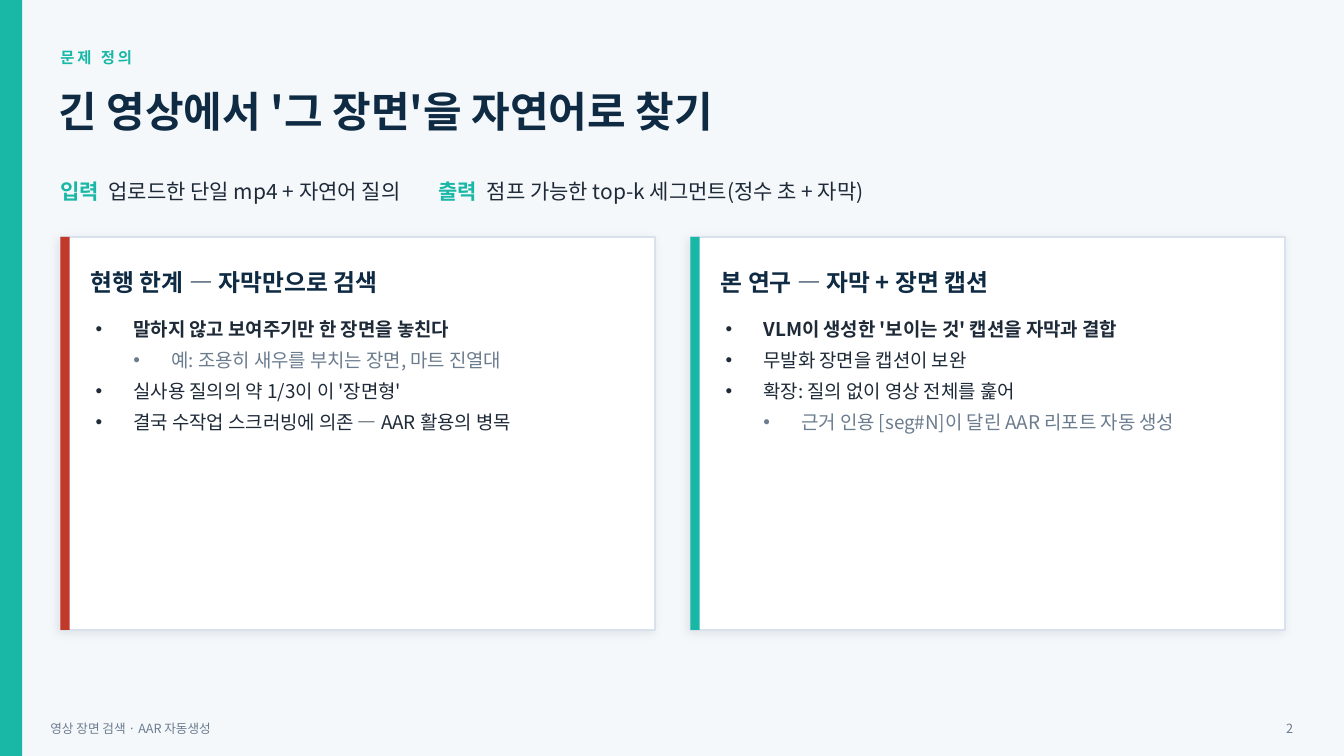
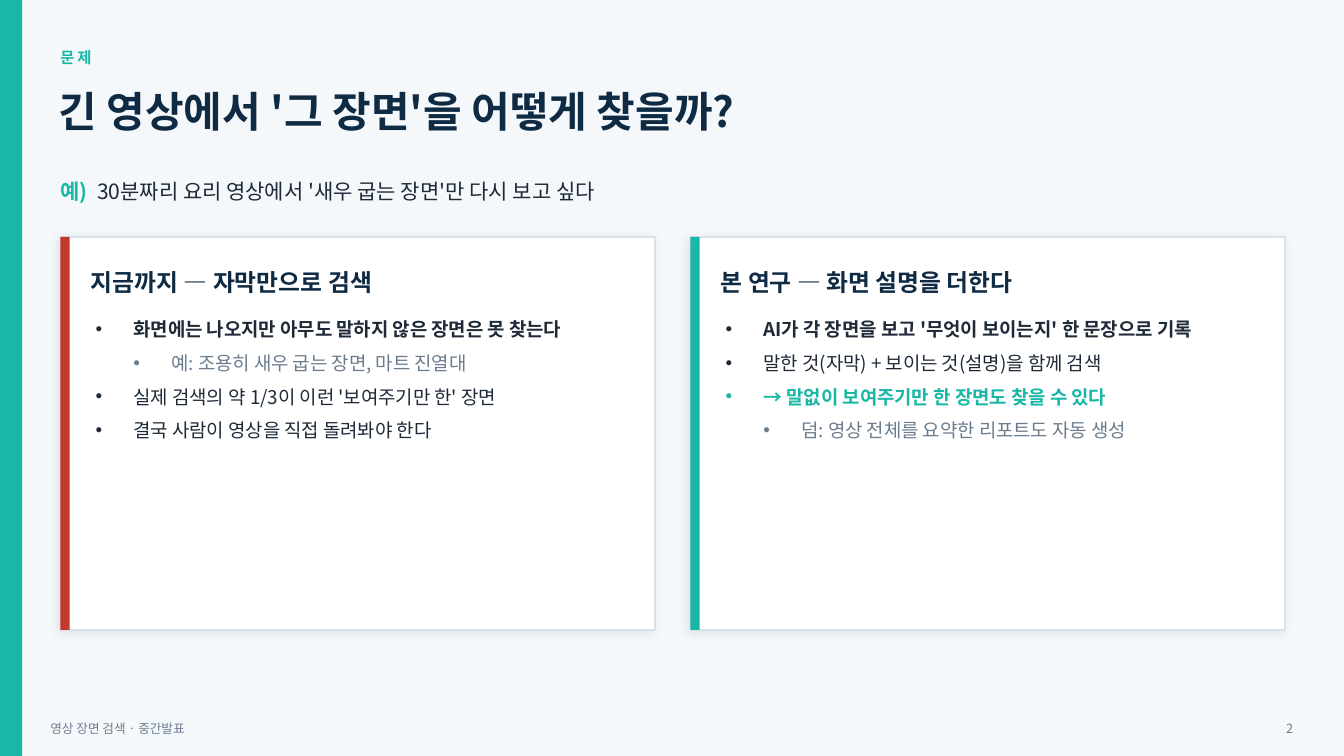
Before and after one commit to jds6511-hash/jds-prj, a slide deck: slide 2 of docs/presentation/중간발표_2026-07-13.pptx. Drawn at 1344x756 pixels with LibreOffice and Linux fonts; fonts in the diff are those of the drawing. Boxes give left, top, right and bottom in pixels: in the first picture for what was removed or moved away, otherwise in the second. Text is boxed around its words. In the diff, an @@ line names an element or a change of style, - is before the commit and + after.

```diff
--- a/docs/presentation/중간발표_2026-07-13.pptx
+++ b/docs/presentation/중간발표_2026-07-13.pptx
@@ text at box(60, 50, 91, 65): text changed @@
-문제 정의
+문제
@@ text at box(58, 91, 735, 131): text changed @@
-긴 영상에서 '그 장면'을 자연어로 찾기
+긴 영상에서 '그 장면'을 어떻게 찾을까?
@@ text at box(60, 181, 595, 203): text changed @@
-입력 업로드한 단일 mp4 + 자연어 질의 출력 점프 가능한 top-k 세그먼트(정수 초 + 자막)
+예) 30분짜리 요리 영상에서 '새우 굽는 장면'만 다시 보고 싶다
@@ text at box(91, 271, 372, 293): text changed @@
-현행 한계 — 자막만으로 검색
+지금까지 — 자막만으로 검색
@@ text at box(721, 271, 1013, 294): text changed @@
-본 연구 — 자막 + 장면 캡션
+본 연구 — 화면 설명을 더한다
@@ text at box(764, 320, 1192, 439): text changed; bold on @@
-• VLM이 생성한 '보이는 것' 캡션을 자막과 결합
-• 무발화 장면을 캡션이 보완
-• 확장: 질의 없이 영상 전체를 훑어
-  • 근거 인용 [seg#N]이 달린 AAR 리포트 자동 생성
+• AI가 각 장면을 보고 '무엇이 보이는지' 한 문장으로 기록
+• 말한 것(자막) + 보이는 것(설명)을 함께 검색
+• → 말없이 보여주기만 한 장면도 찾을 수 있다
+  • 덤: 영상 전체를 요약한 리포트도 자동 생성
@@ text at box(134, 354, 496, 439): text changed @@
-• 말하지 않고 보여주기만 한 장면을 놓친다
-  • 예: 조용히 새우를 부치는 장면, 마트 진열대
-• 실사용 질의의 약 1/3이 이 '장면형'
-• 결국 수작업 스크러빙에 의존 — AAR 활용의 병목
+• 화면에는 나오지만 아무도 말하지 않은 장면은 못 찾는다
+  • 예: 조용히 새우 굽는 장면, 마트 진열대
+• 실제 검색의 약 1/3이 이런 '보여주기만 한' 장면
+• 결국 사람이 영상을 직접 돌려봐야 한다
@@ text at box(50, 722, 184, 734): text changed @@
-영상 장면 검색 · AAR 자동생성
+영상 장면 검색 · 중간발표
```
Also in this commit, not shown: 3 other slides changed, 6 slides added, 12 slides removed, 1 other file.
